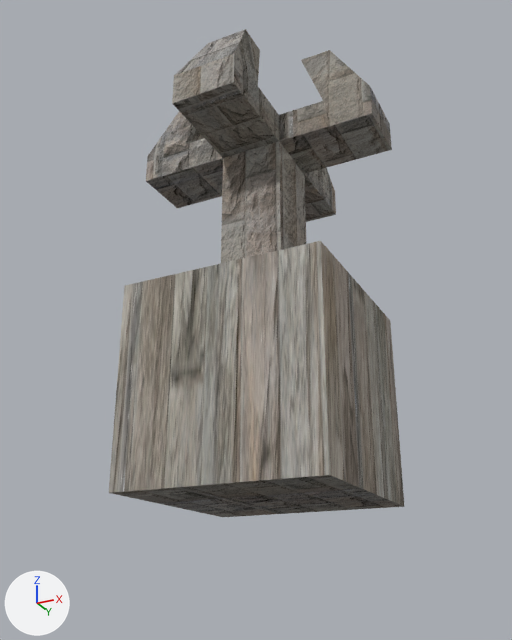
The Blender file baguetteGame/Assets/Models/Pedestal/Pedestal.blend, before and after one commit.
Camera for both pictures: a 50 mm lens placed at (8.6, -17.81, -11.41), pointed at (-0.29, -0.03, -3.41). The axes (+X, +Y, +Z) are drawn at lower left. The lights are the same throughout.
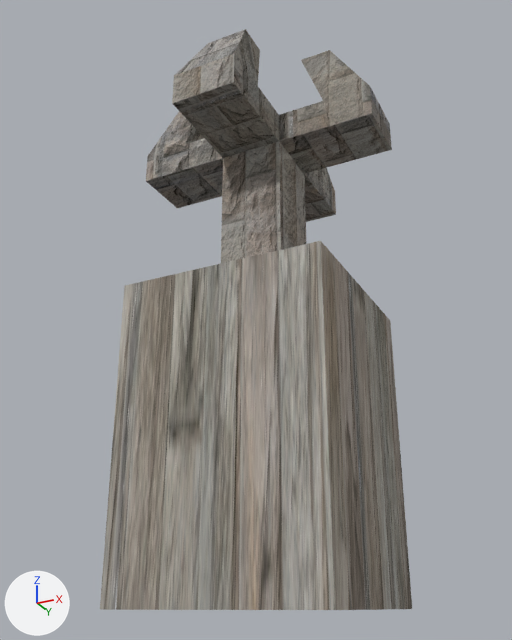
Changed parts and their boxes [x1, y1, x2, y2] in the pictures (512 x 640 px; the box of a moved part takes in the faces that stretch with it):
'Cube', reshaped (19% taller)
    before: [109, 29, 405, 517]
    after: [100, 29, 412, 610]
part 1 of me_cube_010, moved or reshaped
    before: [109, 257, 405, 517]
    after: [100, 257, 412, 610]

The change, as a diff of the scene's bpy script:
```diff
--- a/baguetteGame/Assets/Models/Pedestal/Pedestal.blend.py
+++ b/baguetteGame/Assets/Models/Pedestal/Pedestal.blend.py
@@ me_cube_010 @@
 me_cube_010.from_pydata(...)  # 68 vertices, 62 faces; spans x -4.0..4.0, y -4.0..4.0, z -4.37..2.59
 # used by ob_cube; location = (0.0, 0.0, 0.0); scale = (1.0, 1.0, 2.0)
 # before: 56 (-1.0, -1.0, -4.37) at pixel (215, 497), 57 (-1.0, 1.0, -4.37) at pixel (250, 506), 58 (1.0, 1.0, -4.37) at pixel (314, 502), 59 (1.0, -1.0, -4.37) at pixel (284, 492), 64 (-3.0, -3.0, -4.37) at pixel (108, 492)
 # before: 65 (-3.0, 3.0, -4.37) at pixel (223, 517), 66 (3.0, 3.0, -4.37) at pixel (404, 506), 67 (3.0, -3.0, -4.37) at pixel (329, 474)
+# me_cube_010 part 1
+for i in [*range(56, 60), *range(64, 68)]: me_cube_010.vertices[i].co += Vector((0.0, 0.0, -1.37))
 me_cube_010.materials.append(mat_brick)
```
